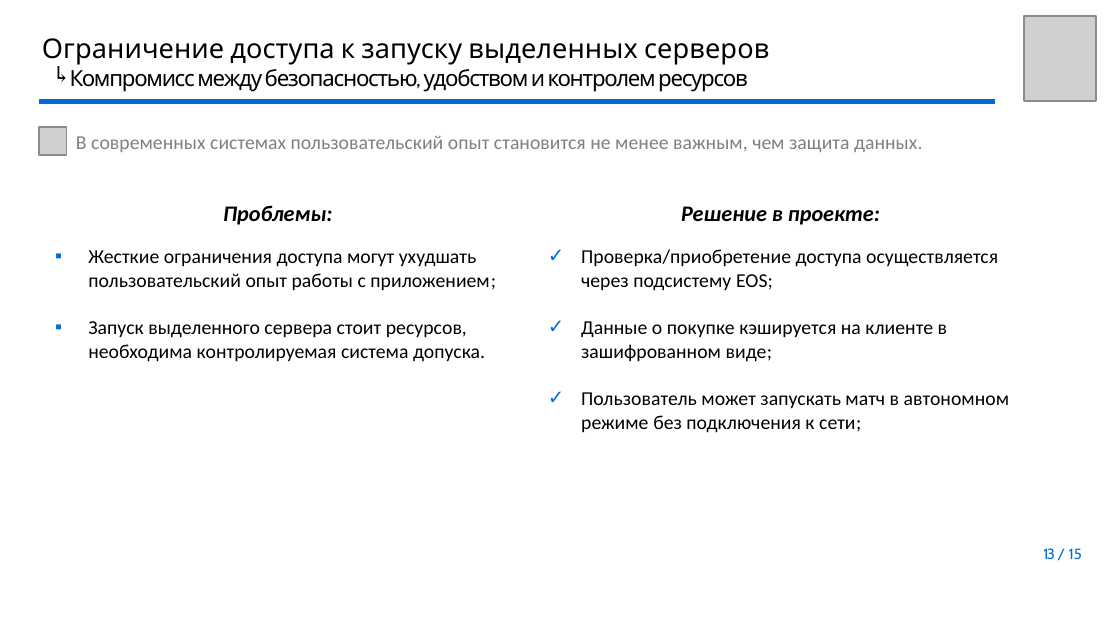
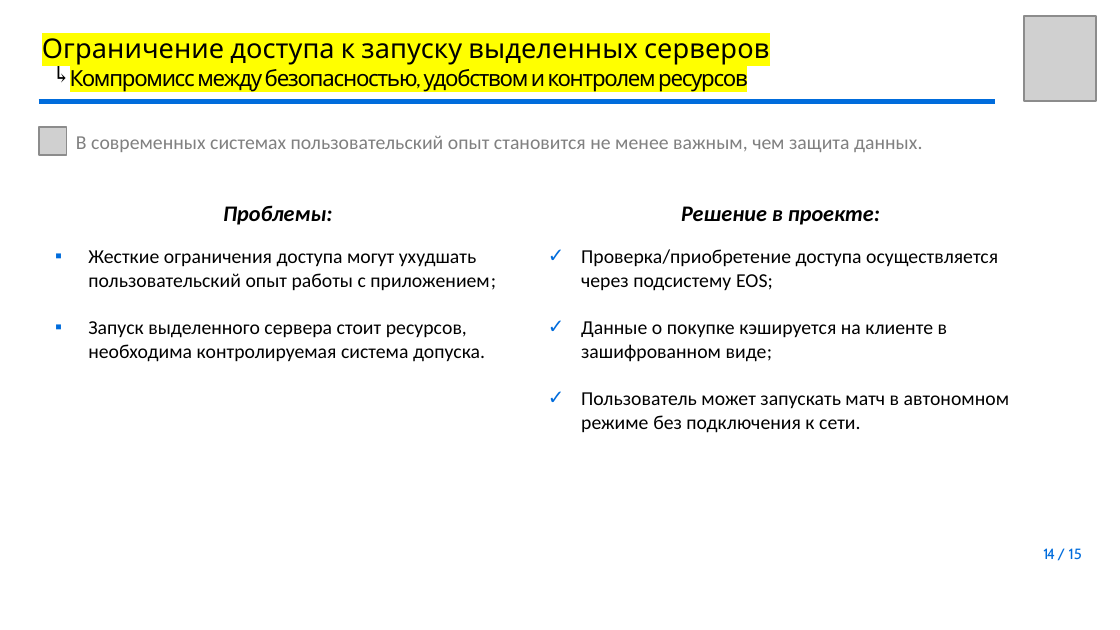
Before and after one commit to youngB0rrov/bmstu_doc, a slide deck: slide 14 of Master/Diploma/presentation/Презентация.pptx (slide 13 before the commit). Drawn at 1120x630 pixels with LibreOffice and Linux fonts; fonts in the diff are those of the drawing; grey boxes stand for pictures; background and template pictures are left out. Boxes give left, top, right and bottom in pixels: in the first picture for what was removed or moved away, otherwise in the second. Text is boxed around its words. In the diff, an @@ line names an element or a change of style, - is before the commit and + after.

```diff
--- a/Master/Diploma/presentation/Презентация.pptx
+++ b/Master/Diploma/presentation/Презентация.pptx
@@ title "Ограничение доступа к запуску выделенных ..." at bbox=[42, 38, 769, 91]: highlight none to #FFFF00 @@
@@ text at bbox=[581, 392, 1010, 433]: text changed @@
-✓ Пользователь может запускать матч в автономном
-  режиме без подключения к сети;
+✓ Пользователь может запускать матч в автономном
+  режиме без подключения к сети.
@@ page number at bbox=[1043, 548, 1082, 559]: text changed @@
-13 / 15
+14 / 15
```
Also in this commit, not shown: 6 other slides changed, 1 slide added, 1 slide removed.
